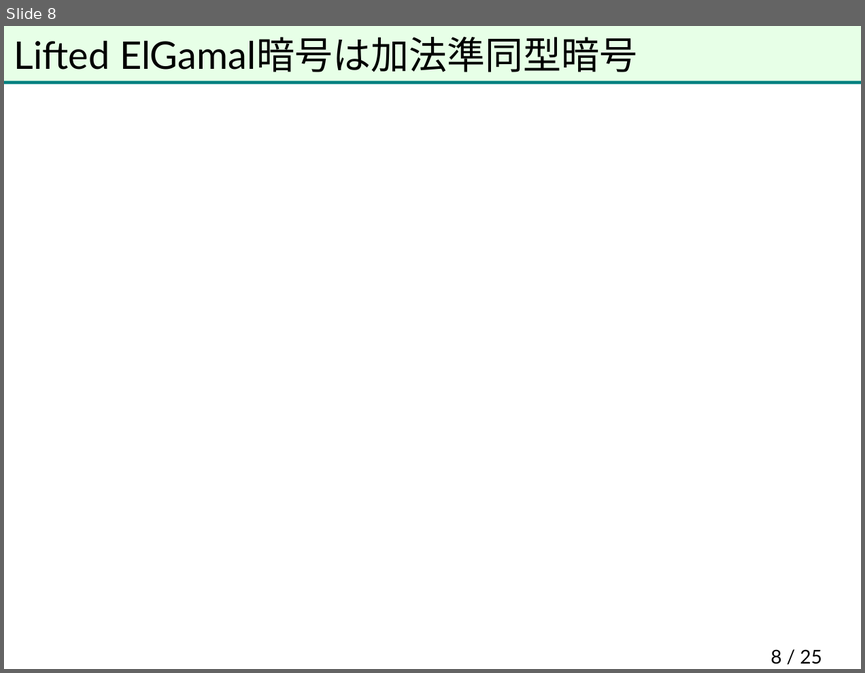
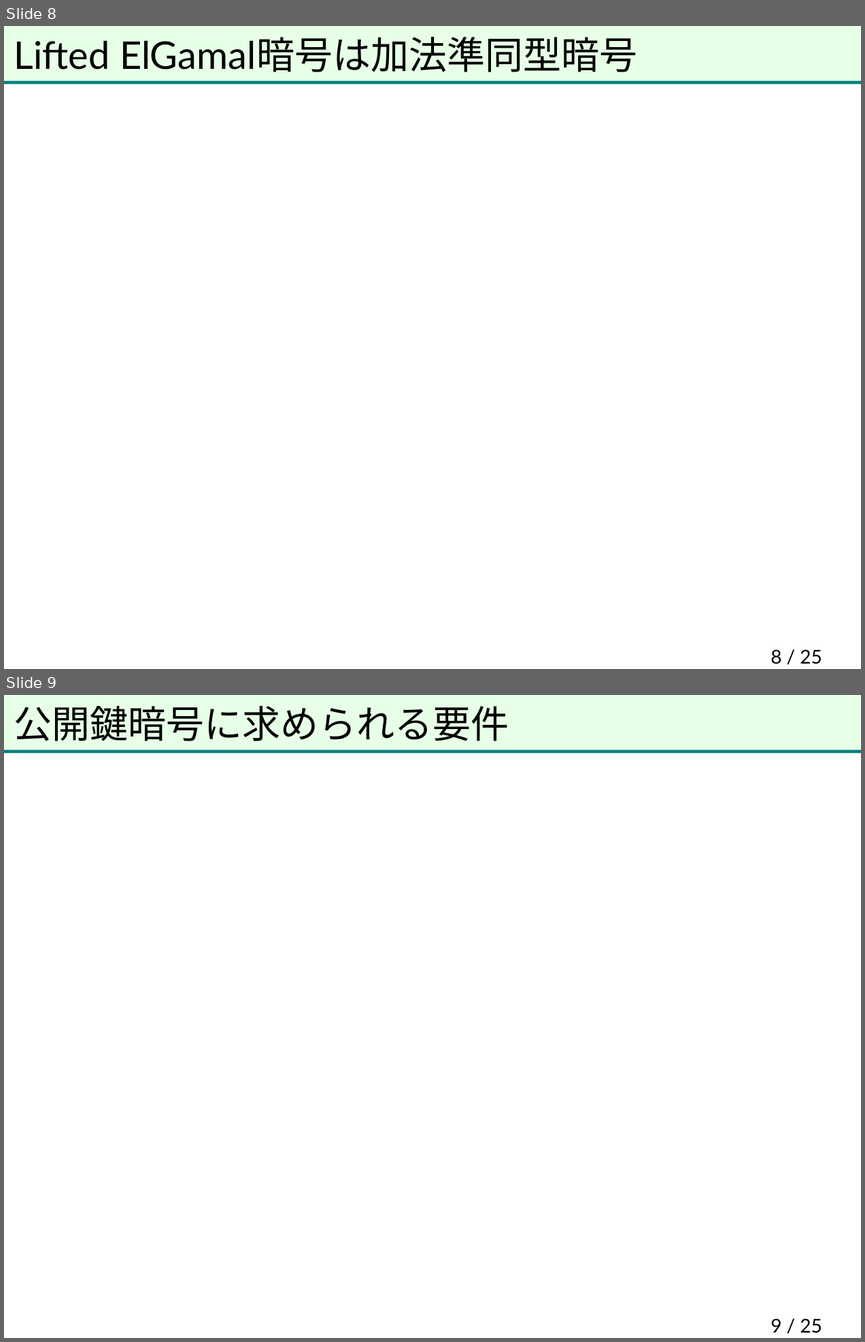
Before and after one commit to herumi/anninbon, a slide deck: lec/anninbon13.pptx. Shown one above the other, each under a label of ours: slide 8 before the commit, slides 8 and 9 after it. The pictures are 865x673 and 865x1342 pixels, drawn with LibreOffice and Linux fonts; fonts in the diff are those of the drawing; background and template pictures are left out. Boxes give left, top, right and bottom in pixels: in the first picture for what was removed or moved away, otherwise in the second. Text is boxed around its words. In the diff, an @@ line names an element or a change of style, - is before the commit and + after.

```diff
--- a/lec/anninbon13.pptx
+++ b/lec/anninbon13.pptx
@@ slide 9 added at (4, 695, 861, 1338), background picture (left out); not listed: 2 template elements that a slide beside it also shows @@
@@ title added at (14, 706, 509, 741), 32 pt, text #000000 @@
+公開鍵暗号に求められる要件
@@ page number added at (770, 1318, 821, 1333), 16 pt, text #000000 @@
+9 / 25
```
Also in this commit, not shown: 1 slide changed, 2 other slides added, 2 slides removed.
